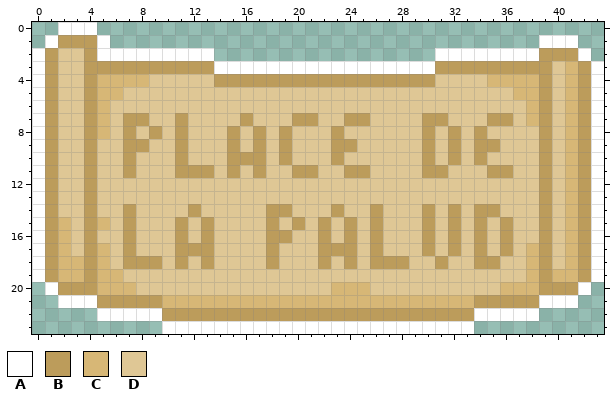
File history of a pixel-art file, assets/05_map/paludIcon.aseprite. That is the earlier state.
44x24 pixels, 1 frame.
Palette (. is transparent): A #ffffff  B #bc9c5b  C #d7b776  D #dfc795
Pixels before, first column x 0:
 0 ..AAA.......................................
 1 .ABBBA.................................AAA..
 2 ABDDBAAAAAAAAA.................AAAAAAAABBBA.
 3 ABDDBBBBBBBBBBAAAAAAAAAAAAAAAAABBBBBBBBBDCBA
 4 ABDDBCCCCDDDDDBBBBBBBBBBBBBBBBBDDDDCCCCBDCBA
 5 ABDDBCCDDDDDDDDDDDDDDDDDDDDDDDDDDDDDDCCBDCBA
 6 ABDDBCDDDDDDDDDDDDDDDDDDDDDDDDDDDDDDDDCBDCBA
 7 ABDDBCDBBDDBDDDDBDDDBBDDBBDDDDBBDDDBBDCBDCBA
 8 ABDDBCDBDBDBDDDBDBDBDDDBDDDDDDBDBDBDDDDBDCBA
 9 ABDDBDDBBDDBDDDBDBDBDDDBBDDDDDBDBDBBDDDBDCBA
10 ABDDBDDBDDDBDDDBBBDBDDDBDDDDDDBDBDBDDDDBDCBA
11 ABDDBDDBDDDBBBDBDBDDBBDDBBDDDDBBDDDBBDDBDCBA
12 ABDDBDDDDDDDDDDDDDDDDDDDDDDDDDDDDDDDDDDBDCBA
13 ABDDBDDDDDDDDDDDDDDDDDDDDDDDDDDDDDDDDDDBDCBA
14 ABDDBDDBDDDDBDDDDDBBDDDBDDBDDDBDBDBBDDDBDCBA
15 ABCDBCDBDDDBDBDDDDBDBDBDBDBDDDBDBDBDBDDBDCBA
16 ABCDBDDBDDDBDBDDDDBBDDBDBDBDDDBDBDBDBDDBDCBA
17 ABCDBCDBDDDBBBDDDDBDDDBBBDBDDDBDBDBDBDCBDCBA
18 ABCCBCDBBBDBDBDDDDBDDDBDBDBBBDDBDDBBDDCBDCBA
19 ABCCBCCDDDDDDDDDDDDDDDDDDDDDDDDDDDDDDDCBCCBA
20 .ABBBCCCDDDDDDDDDDDDDDDCCCDDDDDDDDDDCCCBBBA.
21 ..AAABBBBBCCCCCCCCCCCCCCCCCCCCCCCCBBBBBAAA..
22 .....AAAAABBBBBBBBBBBBBBBBBBBBBBBBAAAAA.....
23 ..........AAAAAAAAAAAAAAAAAAAAAAAA..........
And afterwards:
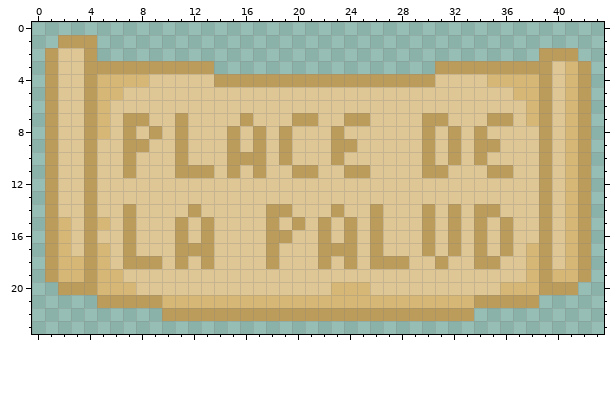
Change:
layer "PlaceDeLaPalud" now hidden
Changed rows in their new state; - is an unchanged pixel.
first column x 0:
 0 --...---------------------------------------
 1 -.---.---------------------------------...--
 2 .----.........-----------------........---.-
 3 .-------------.................------------.
 4 .------------------------------------------.
 5 .------------------------------------------.
 6 .------------------------------------------.
 7 .------------------------------------------.
 8 .------------------------------------------.
 9 .------------------------------------------.
10 .------------------------------------------.
11 .------------------------------------------.
12 .------------------------------------------.
13 .------------------------------------------.
14 .------------------------------------------.
15 .------------------------------------------.
16 .------------------------------------------.
17 .------------------------------------------.
18 .------------------------------------------.
19 .------------------------------------------.
20 -.----------------------------------------.-
21 --...----------------------------------...--
22 -----.....------------------------.....-----
23 ----------........................----------
